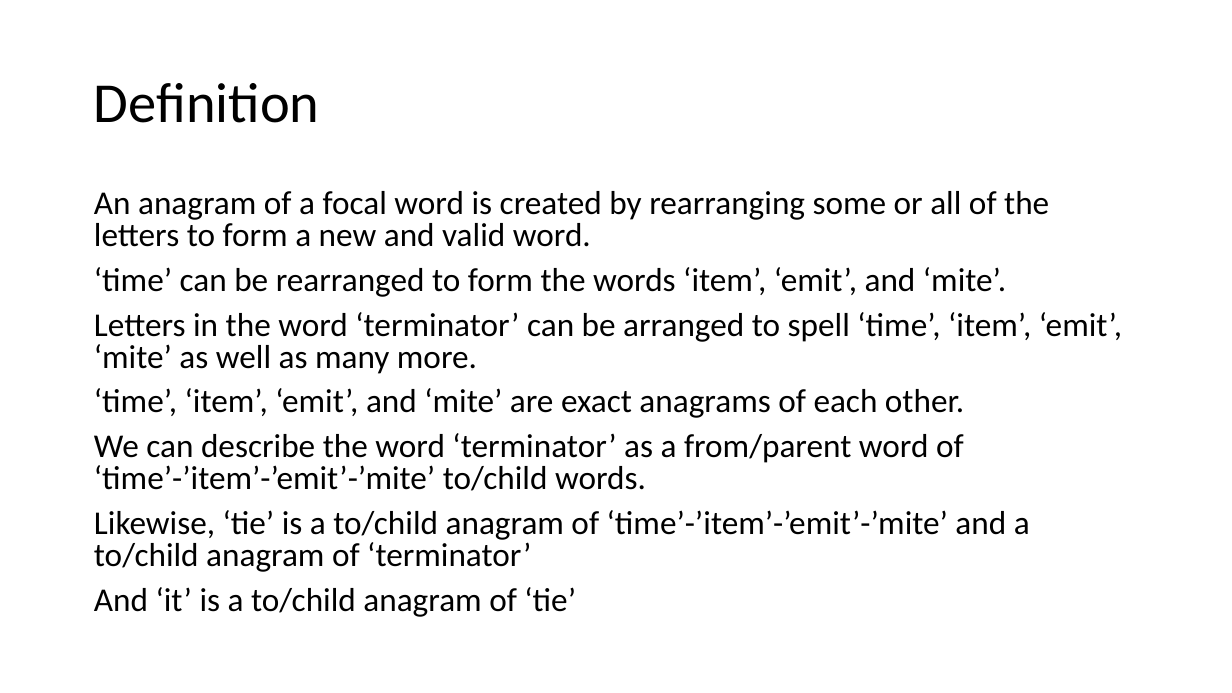
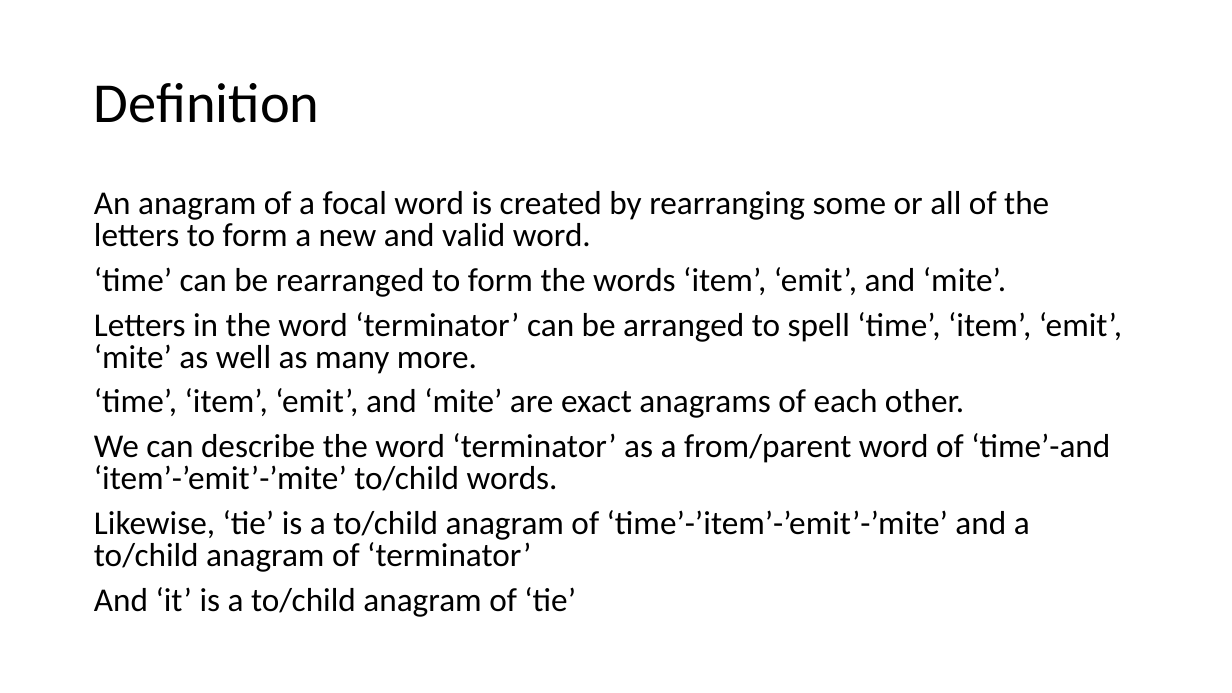
Before and after one commit to mike-babb/finding_anagrams, a slide deck: slide 4 of Finding Anagrams v3.0.pptx. Drawn at 1232x693 pixels with LibreOffice and Linux fonts; fonts in the diff are those of the drawing. Boxes give left, top, right and bottom in pixels: in the first picture for what was removed or moved away, otherwise in the second. Text is boxed around its words. In the diff, an @@ line names an element or a change of style, - is before the commit and + after.

```diff
--- a/Finding Anagrams v3.0.pptx
+++ b/Finding Anagrams v3.0.pptx
@@ text at (94, 433, 1110, 491): text changed @@
-We can describe the word ‘terminator’ as a from/parent word of ‘time’-’item’-’emit’-’mite’ to/child words.
+We can describe the word ‘terminator’ as a from/parent word of ‘time’-and ‘item’-’emit’-’mite’ to/child words.
```
Also in this commit, not shown: 1 other slide changed, 2 slides added, 10 other files.
